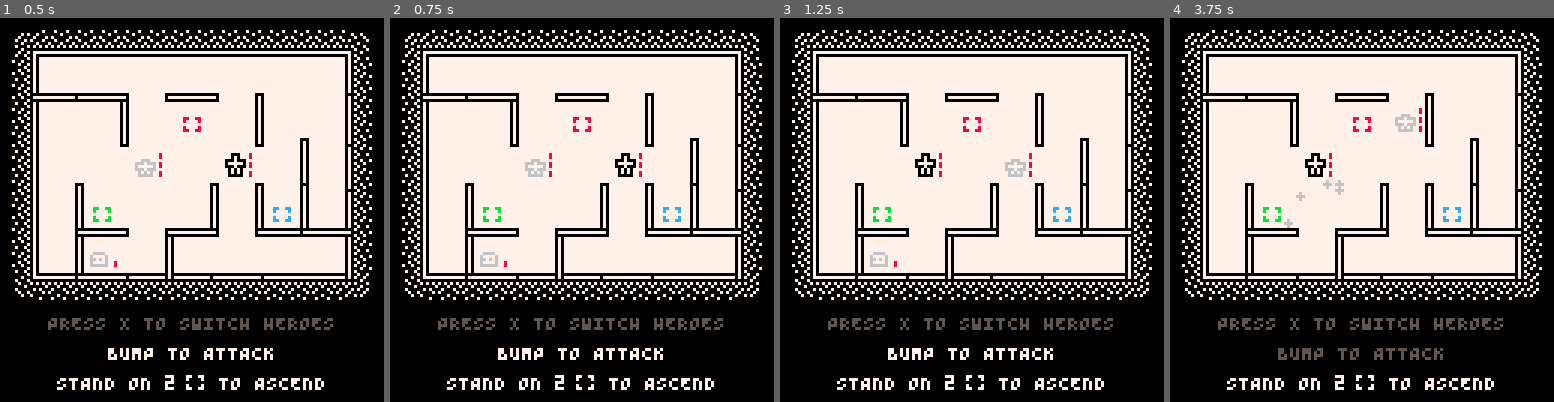
Above: before the commit, frames 1-4 (left to right).
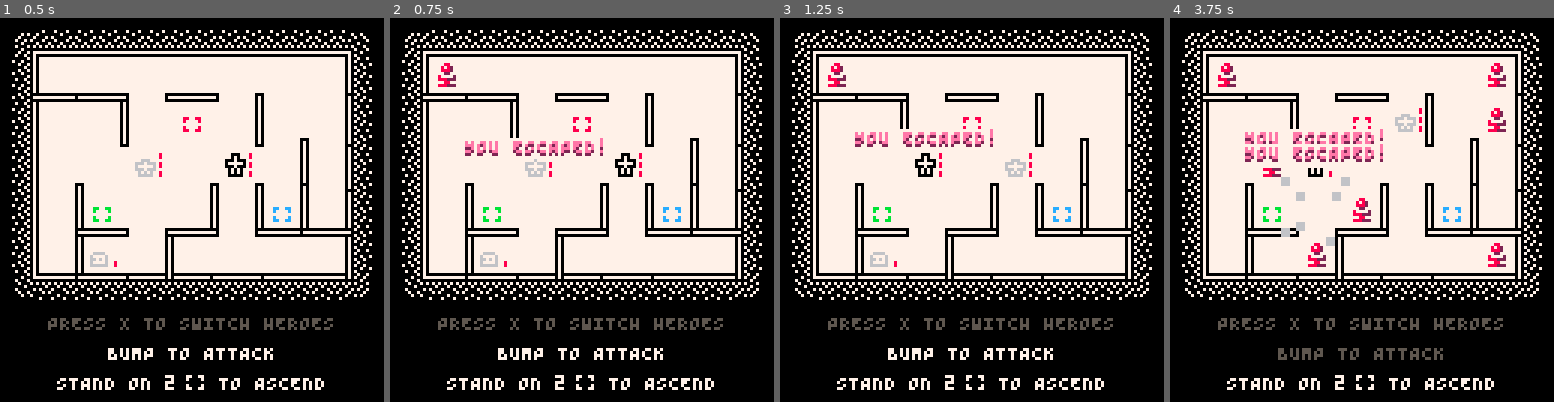
Above: after the commit, the same moments.

Repository: taylordolan/grid-folks
Game: PICO-8 cartridge grid_folks.p8
Same seed, same stepped clock (60 frames per second), same inputs: the game is played once before the commit and once after it.
Inputs:
- Up to frame 1 (0.5 s): tap X (X key) at 0.33 s
- Up to frame 2 (0.75 s): tap O (Z key) at 0.7 s
- Up to frame 3 (1.25 s): tap X (X key) at 1.07 s
- Up to frame 4 (3.75 s): hold Right 1.6-2.1 s; tap O (Z key) every 0.4 s from 1.7 to 3.7 s; tap X (X key) at 1.85, 2.97 s; hold Up 2.15-2.42 s; hold Right 2.47-3.03 s; hold Left 3.08-3.58 s; hold Down from 3.63 s (still down)

Frame 1 is identical in both runs. In frame 2, 1.0% of the frame differs, in the area x 12-56%, y 11-38%; in frame 3, 1.0%; in frame 4, 3.1%, in the area x 12-88%, y 11-65%.

Commit message:
small tweaks

Diff:
--- a/grid_folks.p8
+++ b/grid_folks.p8
@@ -92,6 +92,7 @@
   has_advanced = false
   has_bumped = false
   has_switched = false
+  border_color = 007
 
 	-- lists of `things`
 	heroes = {}
@@ -208,23 +209,23 @@
 
 	if btnp(4) then
 		-- debug = not debug
-    -- new_num_effect(hero_a, small("+1 health"), 008, 007)
-		-- if depth > 2 then
-		-- 	local open_tiles = {}
-		-- 	for next in all(tiles) do
-		-- 		if
-		-- 			not find_type("button", next) and
-		-- 			not find_type("pad", next)
-		-- 		then
-		-- 			add(open_tiles, next)
-		-- 		end
-		-- 	end
-		-- 	shuff(open_tiles)
-    --   local _b = new_button(008)
-		-- 	set_tile(_b, open_tiles[1])
-    --   _b:charge()
-		-- 	depth -= 1
-		-- end
+    new_text_effect(hero_a, small("you escaped!"), 014, 007)
+		if depth > 2 then
+			local open_tiles = {}
+			for next in all(tiles) do
+				if
+					not find_type("button", next) and
+					not find_type("pad", next)
+				then
+					add(open_tiles, next)
+				end
+			end
+			shuff(open_tiles)
+      local _b = new_button(008)
+			set_tile(_b, open_tiles[1])
+      _b:charge()
+			depth -= 1
+		end
     -- set_tile(new_button(011), {2,2})
     -- set_tile(new_button(008), {3,2})
     -- set_tile(new_charge(008), {3,2})
@@ -260,9 +261,11 @@
 		score += 100
 		depth = 0
 		game_over = true
+    border_color = 011
 	-- game lose
 	elseif hero_a.health <= 0 or hero_b.health <= 0 then
 		game_over = true
+    border_color = 008
 	-- player turn
 	elseif p_turn == true and #queue > 0 then
 		if queue[1] == 5 then
@@ -354,6 +357,7 @@
 	-- draw outlines
 	rect(12, 12, 115, 85, 000)
 	-- draw border
+  pal(006, border_color)
 	-- top and bottom
 	for x = 12, 115, 8 do
 		spr(008, x, 4)
@@ -399,6 +403,15 @@
   if (a_btn) a_btn_clr = a_btn.color
   if (b_btn) b_btn_clr = b_btn.color
 
+  -- for x = 12, 112, 4 do
+  --   for y = 12, 83, 4 do
+  --     pset(x + (y % 4), y + (time / 8) % 4, 0)
+  --     -- pset(y-x+2 + time/4, y, 0)
+  --     -- pset(x+1, y, 014)
+  --     -- pset(x, y+1, 014)
+  --     -- pset(x+1, y+1, 014)
+  --   end
+  -- end
 	if game_over then
 		-- draw game over state
 		local msg
@@ -408,7 +421,7 @@
 		if depth != 0 then
 			msg = small("you died with " .. score .. " gold")
 		else
-			msg = small("you escaped! +100 gold")
+			msg = small("+100 gold")
 		end
 		local msg_x = 64 - #msg * 2
 		print(msg, msg_x, 99, 007)
@@ -1401,6 +1414,8 @@
   if (color == 008) return 002 -- red
   if (color == 011) return 003 -- green
   if (color == 009) return 004 -- orange
+  if (color == 014) return 002 -- pink
+  if (color == 013) return 001 -- pink
 end
 
 function small(s)
@@ -1568,14 +1583,14 @@
 			if _c.color == 008 then
 				if hero.health < hero.max_health then
 					hero.health = min(hero.health + 1, hero.max_health)
-					new_num_effect(hero, small("+1 health"), 008, 007)
+					new_text_effect(hero, small("+1 health"), 008, 007)
 				else
-					new_num_effect(hero, small("+0 health"), 008, 007)
+					new_text_effect(hero, small("+0 health"), 008, 007)
 				end
         active_sounds["health"] = true
 			elseif _c.color == 009 then
 				score += 1
-				new_num_effect(hero, small("+1 gold"), 009, 007)
+				new_text_effect(hero, small("+1 gold"), 009, 007)
         active_sounds["score"] = true
 			end
 			_c:kill()
@@ -1622,7 +1637,7 @@
 end
 
 -- todo: make this a `thing`?
-function new_num_effect(parent, string, color, outline)
+function new_text_effect(parent, string, color, outline)
 	local _n = {
 		parent = parent, -- hero to base position of effect on
 		_x = function(self)
@@ -1663,7 +1678,7 @@
 
 function new_pop(pix, should_move, particle_count, frames)
 	local particle_count = particle_count or 8
-	local frames = frames or 12
+	local frames = frames or 15
 	function new_particle(pix, frames, should_move)
 		local vel_x = should_move and {1,-1,1.5,-1.5,2,-2} or {0}
 		local vel_y = copy(vel_x)
